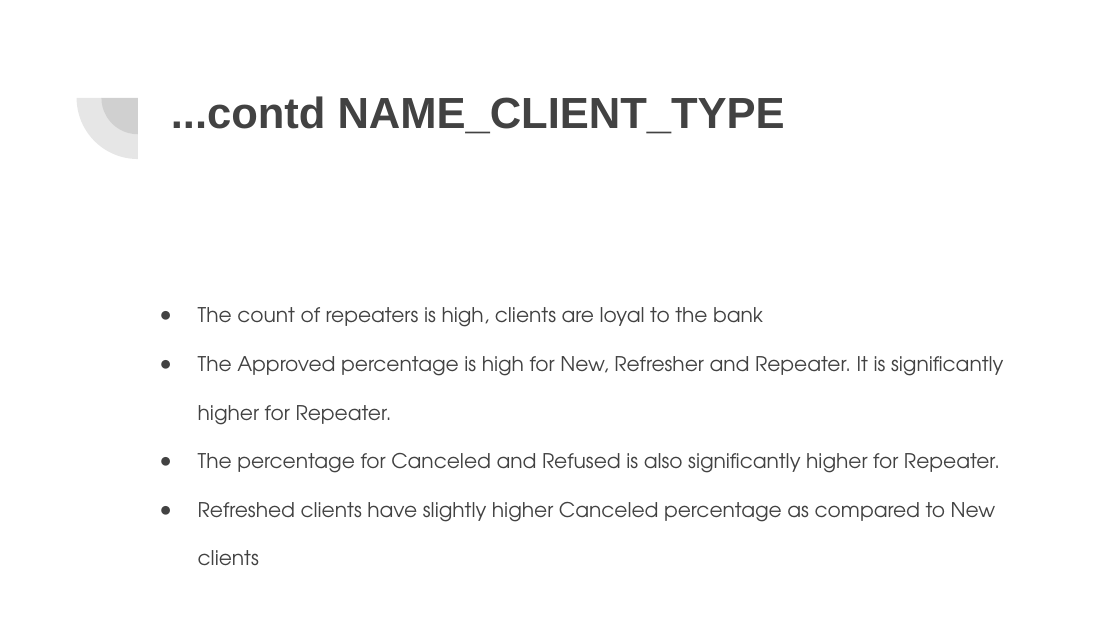
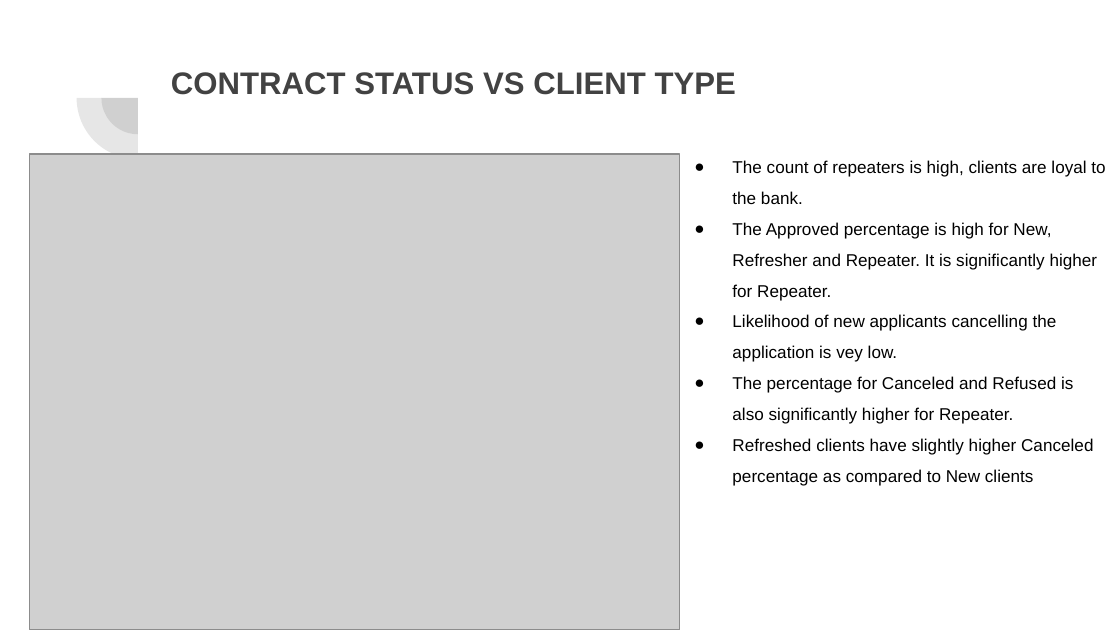
Before and after one commit to acamit/DataScience, a slide deck: slide 11 of Exploratory Data Analysis/Case Study/EDA Case Study -Bank Loan.pptx (slide 10 before the commit). Drawn at 1120x630 pixels with LibreOffice and Linux fonts; fonts in the diff are those of the drawing; grey boxes stand for pictures. Boxes give left, top, right and bottom in pixels: in the first picture for what was removed or moved away, otherwise in the second. Text is boxed around its words. In the diff, an @@ line names an element or a change of style, - is before the commit and + after.

```diff
--- a/Exploratory Data Analysis/Case Study/EDA Case Study -Bank Loan.pptx
+++ b/Exploratory Data Analysis/Case Study/EDA Case Study -Bank Loan.pptx
@@ title at bbox=[171, 72, 736, 95]: text changed; size 28 to 20 pt @@
-...contd NAME_CLIENT_TYPE
+CONTRACT STATUS VS CLIENT TYPE
@@ text "The count of repeaters is ...": place and size @@
-text "The count of repeaters is ..." at bbox=[198, 307, 1003, 522]
+text "The count of repeaters is ..." at bbox=[732, 160, 1105, 486]
@@ picture added at bbox=[29, 155, 680, 630] @@
@@ text at bbox=[732, 160, 1105, 204]: text changed; size 13 to 11 pt; font TeX Gyre Adventor to Arial; text colour #424242 to #000000 @@
-● The count of repeaters is high, clients are loyal to the bank
+● The count of repeaters is high, clients are loyal to the bank.
@@ text at bbox=[732, 222, 1098, 486]: size 13 to 11 pt, font TeX Gyre Adventor to Arial, text colour #424242 to #000000 in "The Approved percentage is high for New, ...", "The percentage for Canceled and Refused is ...", "Refreshed clients have slightly higher Canceled percentage ..."; line spacing 2 to 1.5; bullet colour #424242 to #000000 @@
@@ text at bbox=[732, 314, 1057, 362]: paragraph added @@
+● Likelihood of new applicants cancelling the application is vey low.
```
Also in this commit, not shown: 4 other slides changed, 4 slides added, 3 slides removed, 1 other file.
